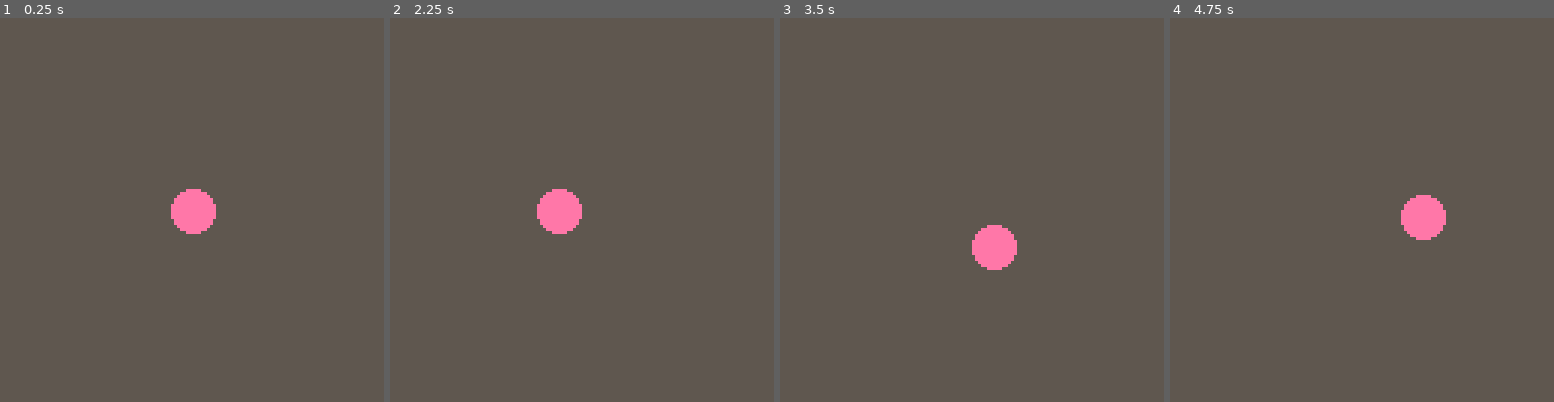
Above: before the commit, frames 1-4 (left to right).
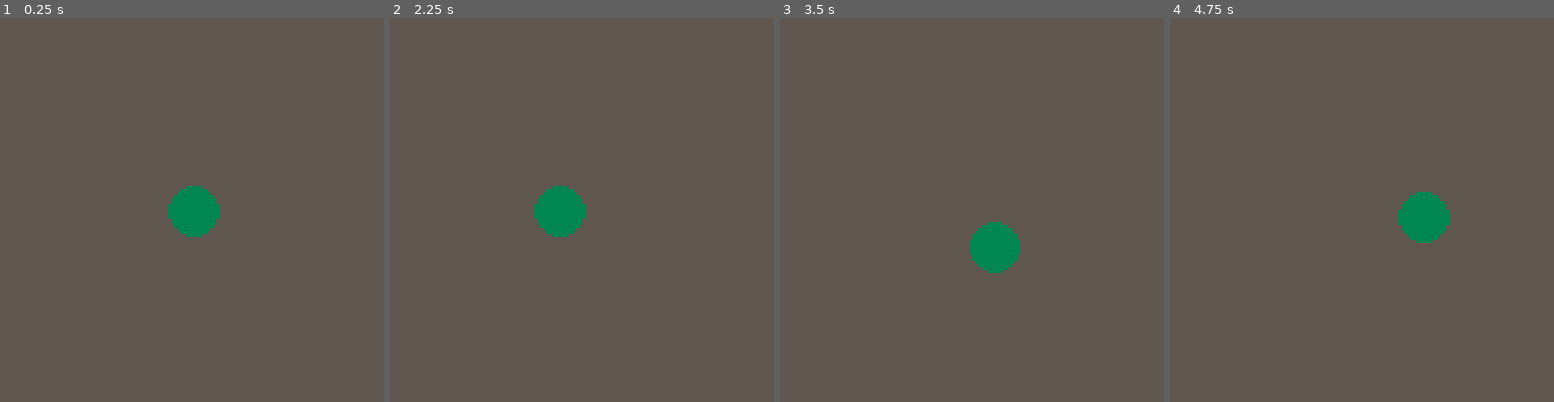
Above: after the commit, the same moments.

Repository: puregarlic/catsitter-kitten-edition
Game: PICO-8 cartridge catsitter_kitten_edition.p8
The game is run twice, just before and just after one commit, with the same random seed, the same clock (stepped at 60 frames per second) and the same inputs.
Inputs:
- Up to frame 1 (0.25 s): no input
- Up to frame 2 (2.25 s): hold Left from 1.97 s (still down)
- Up to frame 3 (3.5 s): release Left at 2.37 s; hold Down 2.42-2.82 s; hold Right from 2.87 s (still down)
- Up to frame 4 (4.75 s): release Right at 3.53 s; hold Up 3.58-4.08 s; hold Right 4.13-4.53 s; hold Down from 4.58 s (still down)

The runs differ from the first frame. In frame 1, 1.3% of the frame differs, in the area x 43-58%, y 43-58%; in frame 2, 1.3%; in frame 3, 1.3%; in frame 4, 1.3%.

Commit message:
Split logic off into logic.lua

Diff:
--- a/catsitter_kitten_edition.p8
+++ b/catsitter_kitten_edition.p8
@@ -1,22 +1,19 @@
 pico-8 cartridge // http://www.pico-8.com
 version 32
 __lua__
-x = 64  y = 64
-function _update()
-  if (btn(0)) then x=x-1 end
-  if (btn(1)) then x=x+1 end
-  if (btn(2)) then y=y-1 end
-  if (btn(3)) then y=y+1 end
-end
-
-function _draw()
-  cls(5)
-  circfill(x,y,7,14)
-end
+#include logic.lua
 __gfx__
 00000000000000000000000000000000000000000000000000000000000000000000000000000000000000000000000000000000000000000000000000000000
 00000000000000000000000000000000000000000000000000000000000000000000000000000000000000000000000000000000000000000000000000000000
-00700700000000000000000000000000000000000000000000000000000000000000000000000000000000000000000000000000000000000000000000000000
-00077000000000000000000000000000000000000000000000000000000000000000000000000000000000000000000000000000000000000000000000000000
-00077000000000000000000000000000000000000000000000000000000000000000000000000000000000000000000000000000000000000000000000000000
-00700700000000000000000000000000000000000000000000000000000000000000000000000000000000000000000000000000000000000000000000000000
+00000000000000000000000000000000000000000000000000000000000000000000000000000000000000000000000000000000000000000000000000000000
+00000000000000000000000000000000000000000000000000000000000000000000000000000000000000000000000000000000000000000000000000000000
+00000000000000000000000000000000000000000000000000000000000000000000000000000000000000000000000000000000000000000000000000000000
+00000000000000000000000000000000000000000000000000000000000000000000000000000000000000000000000000000000000000000000000000000000
+00000000000000000000000000000000000000000000000000000000000000000000000000000000000000000000000000000000000000000000000000000000
+00000000000000000000000000000000000000000000000000000000000000000000000000000000000000000000000000000000000000000000000000000000
+00000000000000000000000000000000000000000000000000000000000000000000000000000000000000000000000000000000000000000000000000000000
+00000000000000000000000000000000000000000000000000000000000000000000000000000000000000000000000000000000000000000000000000000000
+00000000000000000000000000000000000000000000000000000000000000000000000000000000000000000000000000000000000000000000000000000000
+00000000000000000000000000000000000000000000000000000000000000000000000000000000000000000000000000000000000000000000000000000000
+00000000000000000000000000000000000000000000000000000000000000000000000000000000000000000000000000000000000000000000000000000000
+00000000000000000000000000000000000000000000000000000000000000000000000000000000000000000000000000000000000000000000000000000000
--- /dev/null
+++ b/logic.lua
@@ -0,0 +1,12 @@
+x = 64  y = 64
+function _update()
+  if (btn(0)) then x=x-1 end
+  if (btn(1)) then x=x+1 end
+  if (btn(2)) then y=y-1 end
+  if (btn(3)) then y=y+1 end
+end
+
+function _draw()
+  cls(5)
+  circfill(x,y,8,19)
+end
